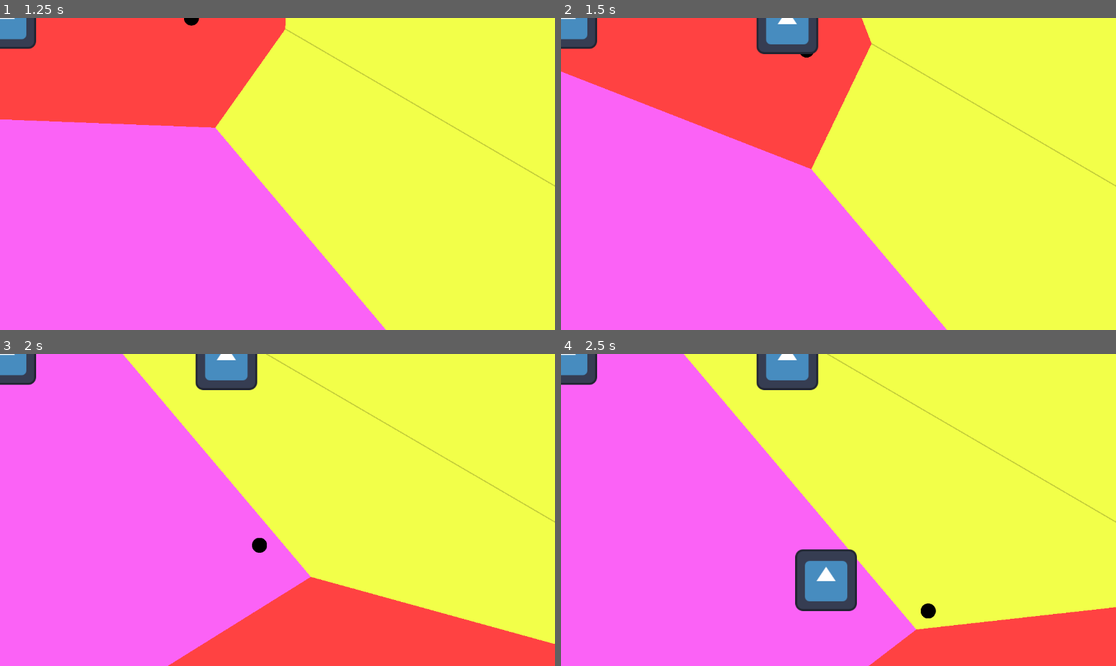
Above: before the commit, frames 1-4 (two rows, left to right).
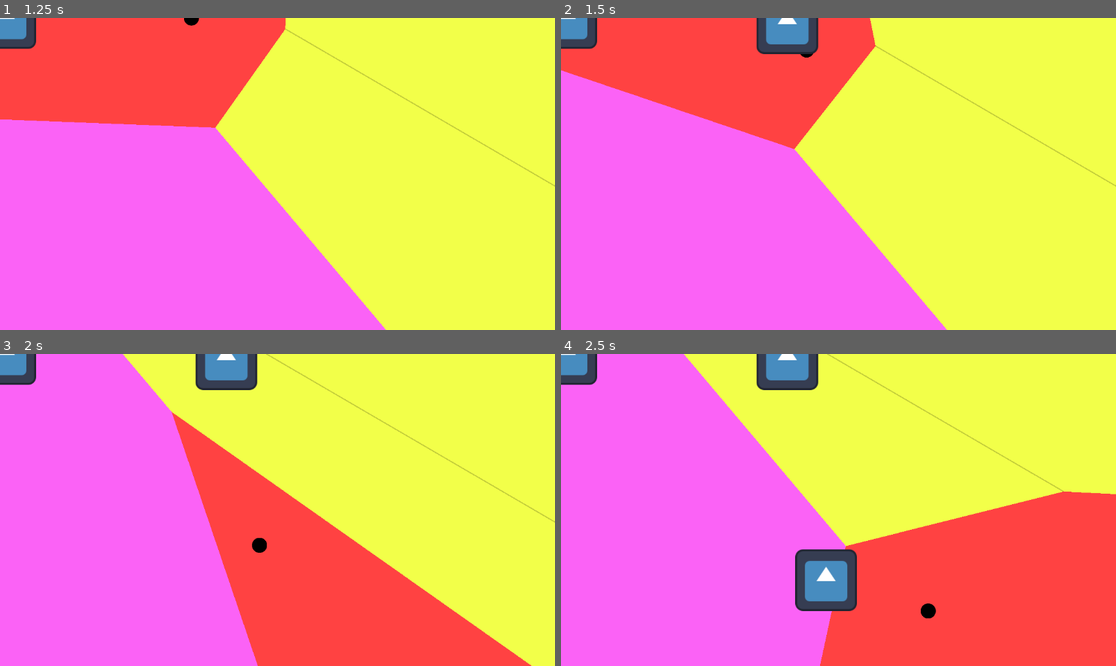
Above: after the commit, the same moments.

Repository: ProgrammingParadox/voronoi-game
Game: Godot game, scene res://node_2d.tscn
Two runs of this game, one before a commit and one after it. Both use one fixed random seed, a clock stepped at 60 frames per second and the inputs below. The engine's default icon, where the game draws it, is replaced by a stand-in: a white triangle on a blue panel in a dark square.
Inputs:
- Up to frame 1 (1.25 s): tap Enter at 0.5 s; hold D (player_1_right) from 0.53 s (still down); tap Q (player_1_plant) at 0.6 s
- Up to frame 2 (1.5 s): release D (player_1_right) at 1.28 s; hold S (player_1_down) from 1.28 s (still down); tap Q (player_1_plant) at 1.35 s
- Up to frame 3 (2 s): keep holding S (player_1_down)
- Up to frame 4 (2.5 s): release S (player_1_down) at 2.03 s; hold D (player_1_right) from 2.03 s (still down); tap Q (player_1_plant) at 2.1 s

Frame 1 is identical in both runs. In frame 2, 2.1% of the frame differs, in the area x 0-57%, y 0-49%; in frame 3, 13%; in frame 4, 18%, in the area x 46-100%, y 43-100%.

Commit message:
fix player coords in voronoi shader

Diff:
--- a/node_2d.tscn
+++ b/node_2d.tscn
@@ -14,7 +14,6 @@
 shader_parameter/p_x = PackedFloat32Array(0, 0, 0, 0, 0, 0, 0, 0, 0, 0, 0, 0, 0, 0, 0, 0, 0, 0, 0, 0, 0, 0, 0, 0, 0, 0, …(222 unchanged characters)…
 shader_parameter/p_y = PackedFloat32Array(0, 0, 0, 0, 0, 0, 0, 0, 0, 0, 0, 0, 0, 0, 0, 0, 0, 0, 0, 0, 0, 0, 0, 0, 0, 0, …(222 unchanged characters)…
 shader_parameter/colors = PackedFloat32Array(0, 0, 0, 0, 0, 0, 0, 0, 0, 0, 0, 0, 0, 0, 0, 0, 0, 0, 0, 0, 0, 0, 0, 0, 0, …(1125 unchanged characters)…
-shader_parameter/width = 2.0
 
 [sub_resource type="SpriteFrames" id="SpriteFrames_0hol4"]
 animations = [{
--- a/testing.gdshader
+++ b/testing.gdshader
@@ -8,7 +8,7 @@
 uniform float p_y[100];
 uniform float colors[100 * 4];
 
-uniform float width = 0.001;
+const float width = 0.001;
 
 bool in_range(float a, float b, float range) {
 	return a - range < b && a + range > b;
@@ -24,8 +24,7 @@
 }
 
 void fragment(){
-    //COLOR = vec4(UV, player_y, player_x);
-
+	// find two closest points... seeds?
 	float nearest_1 = 100000.0;
 	int   index_1 = -1;
 	float nearest_2 = 100000.0;
@@ -47,29 +46,30 @@
 		}
 	}
 
-	vec2 nearest_point = vec2(p_x[index_1], p_y[index_1]);
+	// write out their positions as vectors
+	vec2 nearest_point      = vec2(p_x[index_1], p_y[index_1]);
 	vec2 next_nearest_point = vec2(p_x[index_2], p_y[index_2]);
+
+	// mid point, slope
 	vec2 mid = (nearest_point + next_nearest_point) / 2.0;
 	vec2 p = UV;
 	float slope = (nearest_point.y - next_nearest_point.y) / (nearest_point.x - next_nearest_point.x);
 
+	// prevent slope from being 0
 	if(abs(slope) < 0.00001){
 		slope = 0.00001;
 	}
 
+	// find the closest point to the border
 	// tears were shed over these two lines
 	float x = ((slope * ((slope*p.x) - p.y + mid.y)) + mid.x) / ((slope*slope) + 1.0);
 	vec2 o = vec2(x, (x * slope) - (slope * p.x) + p.y);
 
-	//int ci_1 = index_1 * 4;
-	//vec3 color_1 = vec3(colors[ci_1 + 0], colors[ci_1 + 1], colors[ci_1 + 2]);
-	//int ci_2 = index_2 * 4;
-	//vec3 color_2 = vec3(colors[ci_2 + 0], colors[ci_2 + 1], colors[ci_2 + 2]);
-
+	// get the colors of the two closest seeds
 	vec3 color_1 = getColor(index_1);
 	vec3 color_2 = getColor(index_2);
 
-	if(distance(p, o) < 0.001 && color_1 == color_2){
+	if(distance(p, o) < width && color_1 == color_2){
 		COLOR = vec4(color_1*0.8, 1.0);
 	} else {
 		COLOR = vec4(color_1, 1.0);
--- a/voronoi.gd
+++ b/voronoi.gd
@@ -27,10 +27,6 @@
 		point_x.append(randf())
 		point_y.append(randf())
 
-		randomize()
-
-		#var c = [randf(), randf(), randf(), 1.0]
-
 		var c = color_palette[randi() % color_palette.size()]
 
 		colors.append(c[0])
@@ -46,14 +42,16 @@
 func _process(delta: float) -> void:
 	var player_position = get_parent().get_node("Player").position
 
-	var px = player_position.x
-	var py = player_position.y
+	var m = max(screen_size.x, screen_size.y);
 
-	material.set_shader_parameter("player_x", px / screen_size.x)
-	material.set_shader_parameter("player_y", py / screen_size.y)
+	var px = player_position.x/m
+	var py = player_position.y/m
 
-	point_x[0] = px/screen_size.x;
-	point_y[0] = py/screen_size.y;
+	material.set_shader_parameter("player_x", px)
+	material.set_shader_parameter("player_y", py)
+
+	point_x[0] = px;
+	point_y[0] = py;
 
 	material.set_shader_parameter("p_x", point_x)
 	material.set_shader_parameter("p_y", point_y)
